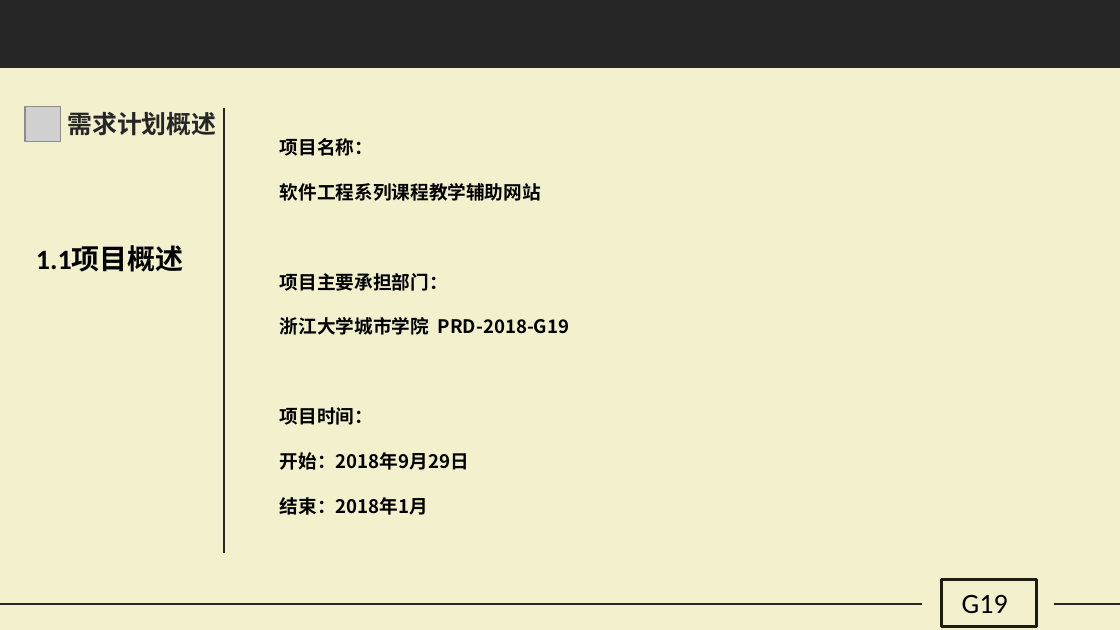
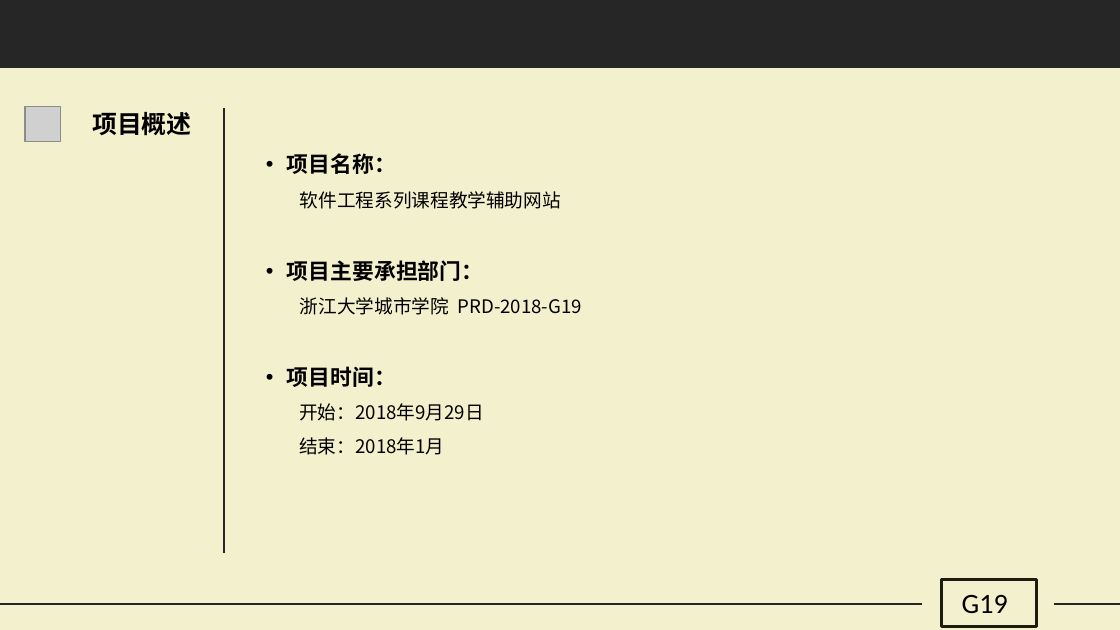
Before and after one commit to G19-Fish/PRD2018-G19, a slide deck: slide 4 of PRD2018-G19-需求项目计划PPT.pptx. Drawn at 1120x630 pixels with LibreOffice and Linux fonts; fonts in the diff are those of the drawing; grey boxes stand for pictures. Boxes give left, top, right and bottom in pixels: in the first picture for what was removed or moved away, otherwise in the second. Text is boxed around its words. In the diff, an @@ line names an element or a change of style, - is before the commit and + after.

```diff
--- a/PRD2018-G19-需求项目计划PPT.pptx
+++ b/PRD2018-G19-需求项目计划PPT.pptx
@@ text at [92,112,191,136]: text changed; text colour #262626 to #000000 @@
-需求计划概述
+项目概述
@@ text "项目名称：": place and size @@
-text "项目名称：" at [280,138,570,515]
+text "项目名称：" at [287,153,582,455]
@@ text "项目名称：" at [287,153,582,455]: size 12 to 14 pt in "项目名称：", "项目主要承担部门：", "项目时间："; bold off in "软件工程系列课程教学辅助网站", "浙江大学城市学院 PRD-2018-G19", "开始：2018年9月29日", "结束：2018年1月"; bullet none to •; line spacing 2 to 1.5 @@
@@ text removed at [36,245,184,272] @@
-1.1项目概述
```
Also in this commit, not shown: 32 other slides changed, 6 slides added, 1 slide removed.
